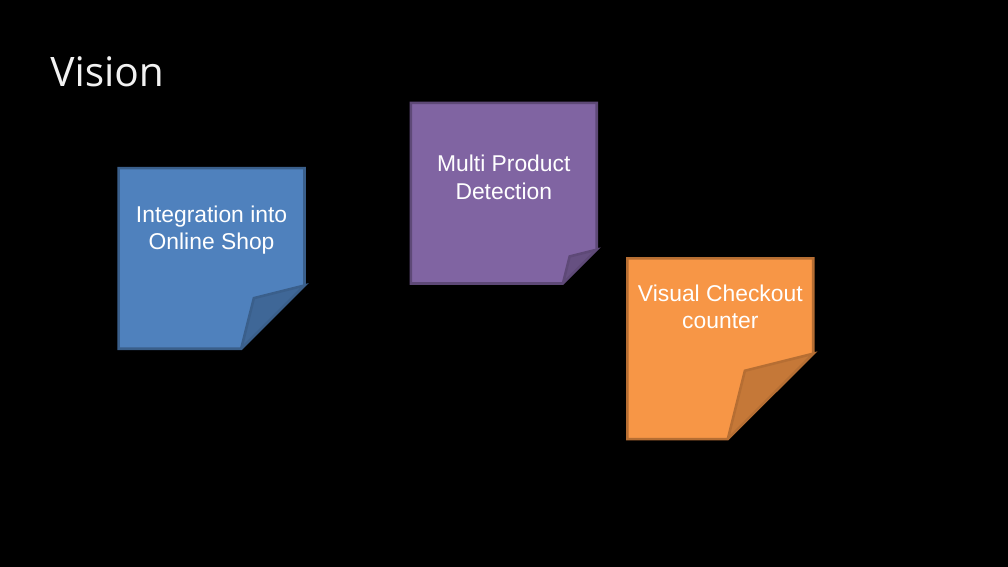
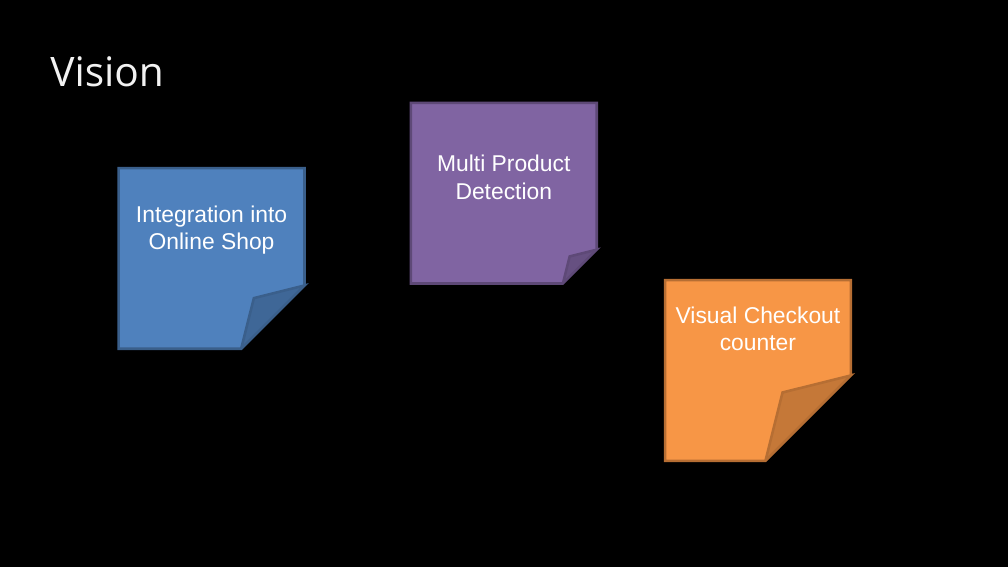
Before and after one commit to BaselHack/2021-team-5, a slide deck: slide 7 of presentation/presentation_v1.pptx (slide 6 before the commit). Drawn at 1008x567 pixels with LibreOffice and Linux fonts; fonts in the diff are those of the drawing. Boxes give left, top, right and bottom in pixels: in the first picture for what was removed or moved away, otherwise in the second. Text is boxed around its words. In the diff, an @@ line names an element or a change of style, - is before the commit and + after.

```diff
--- a/presentation/presentation_v1.pptx
+++ b/presentation/presentation_v1.pptx
@@ folded corner "Visual Checkout": place and size @@
-folded corner "Visual Checkout" at [627,259,813,440]
+folded corner "Visual Checkout" at [665,280,851,461]
```
Also in this commit, not shown: 1 other slide changed, 1 slide added, 1 other file.
